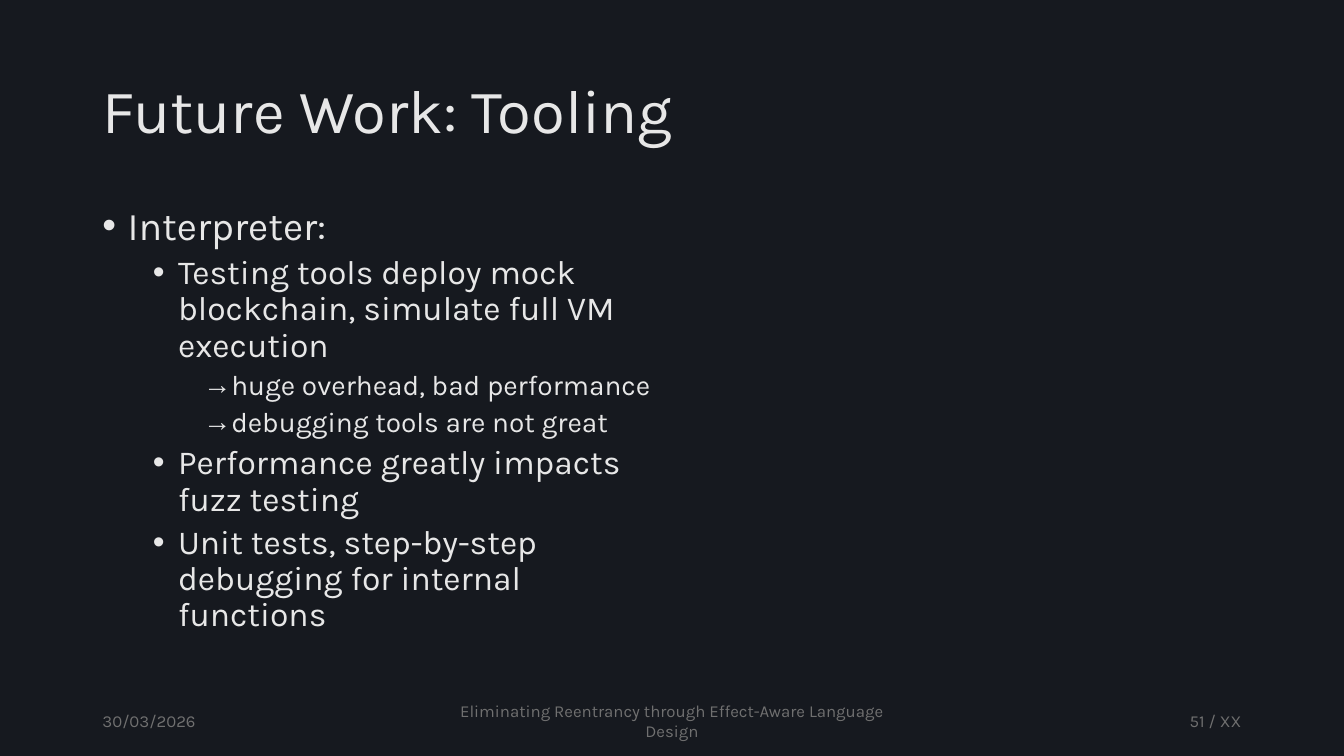
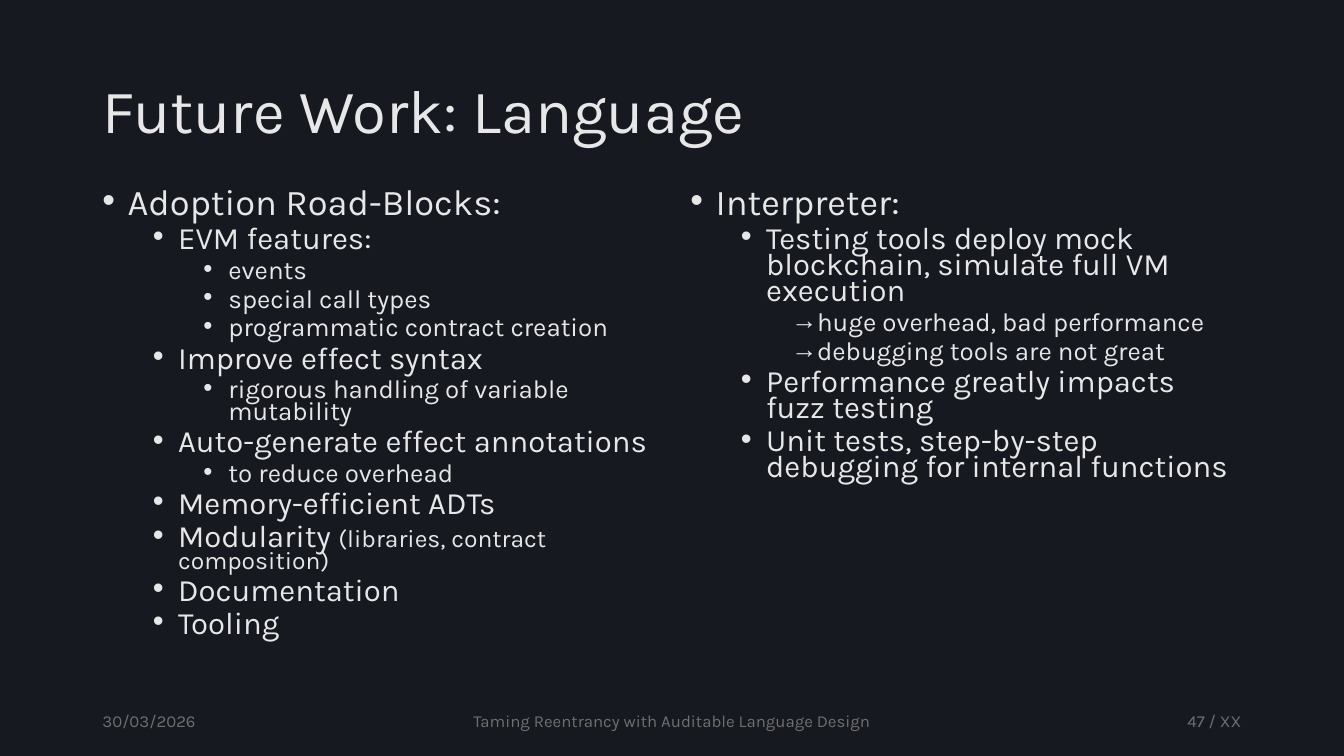
Before and after one commit to tzann/thesis, a slide deck: slide 47 of doc/presentation/Thesis.pptx (slide 51 before the commit). Drawn at 1344x756 pixels with LibreOffice and Linux fonts; fonts in the diff are those of the drawing. Boxes give left, top, right and bottom in pixels: in the first picture for what was removed or moved away, otherwise in the second. Text is boxed around its words. In the diff, an @@ line names an element or a change of style, - is before the commit and + after.

```diff
--- a/doc/presentation/Thesis.pptx
+++ b/doc/presentation/Thesis.pptx
@@ title at [102, 91, 744, 148]: text changed @@
-Future Work: Tooling
+Future Work: Language
@@ text added at [128, 190, 647, 642], 22.2 pt, text #E7E7E7 @@
+• Adoption Road-Blocks:
+  • EVM features:
+    • events
+    • special call types
+    • programmatic contract creation
+  • Improve effect syntax
+    • rigorous handling of variable mutability
+  • Auto-generate effect annotations
+    • to reduce overhead
+  • Memory-efficient ADTs
+  • Modularity (libraries, contract composition)
+  • Documentation
+  • Tooling
@@ text "Interpreter:": place and size @@
-text "Interpreter:" at [128, 215, 650, 627]
+text "Interpreter:" at [716, 192, 1227, 485]
@@ text "Interpreter:" at [716, 192, 1227, 485]: size 28 to 25.9 pt in "Interpreter:"; size 24 to 22.2 pt in "Testing tools deploy mock blockchain, simulate full ...", "Performance greatly impacts fuzz testing", "Unit tests, step-by-step debugging for internal functions"; size 20 to 18.5 pt in "huge overhead, bad performance", "debugging tools are not great"; line spacing 0.9 to 0.7 @@
@@ text at [473, 715, 870, 731]: text changed @@
-Eliminating Reentrancy through Effect-Aware Language Design
+Taming Reentrancy with Auditable Language Design
@@ page number at [1187, 716, 1242, 727]: text changed @@
-51 / XX
+47 / XX
```
Also in this commit, not shown: 43 other slides changed, 12 slides added, 11 slides removed, 9 other files.
